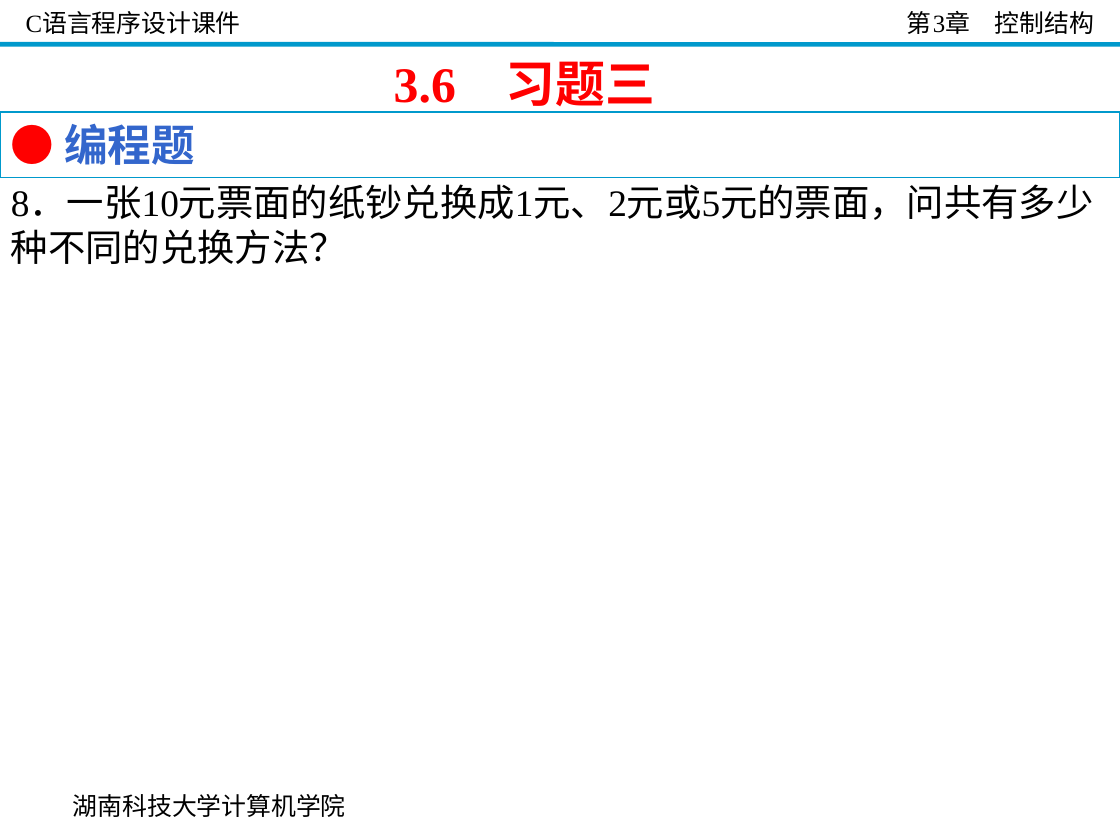
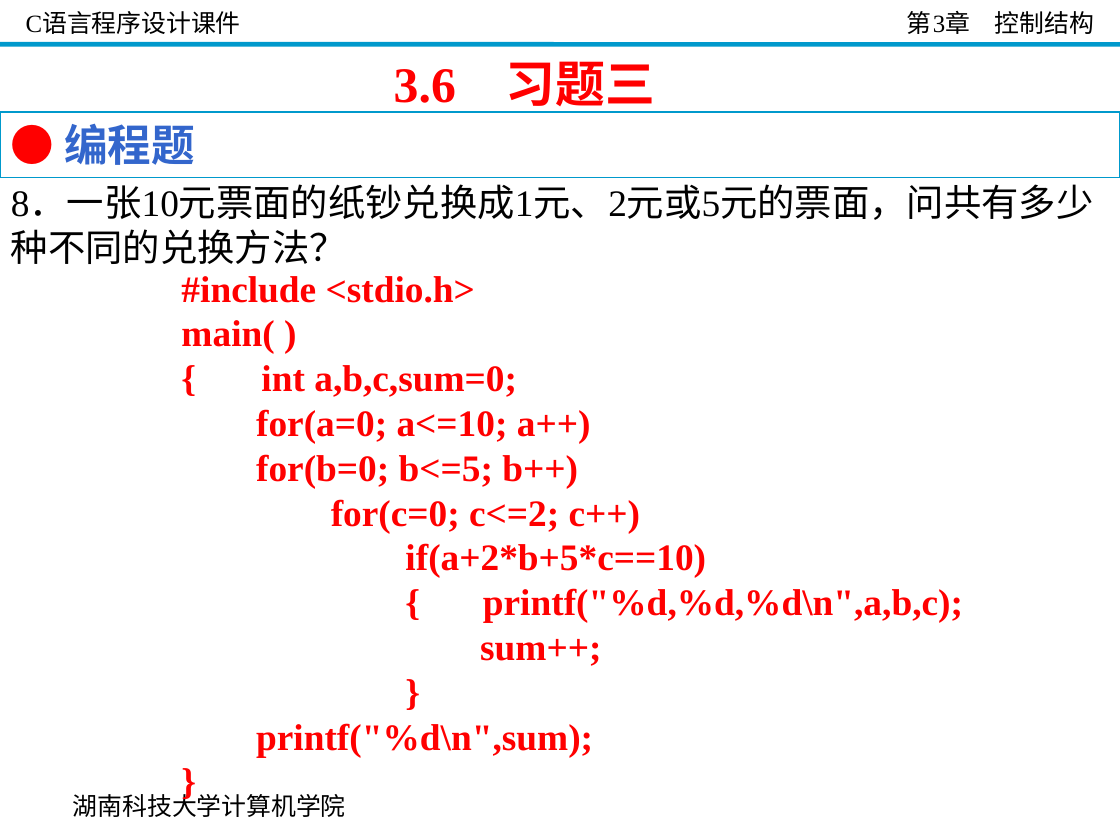
Before and after one commit to guoshengkang/guoshengkang.github.io, a slide deck: slide 86 of files/Slides_C_Programming/C语言程序设计__第3章.ppt. Drawn at 1120x840 pixels with LibreOffice and Linux fonts; fonts in the diff are those of the drawing; background and template pictures are left out. Boxes give left, top, right and bottom in pixels: in the first picture for what was removed or moved away, otherwise in the second. Text is boxed around its words. In the diff, an @@ line names an element or a change of style, - is before the commit and + after.

```diff
--- a/files/Slides_C_Programming/C语言程序设计__第3章.ppt
+++ b/files/Slides_C_Programming/C语言程序设计__第3章.ppt
@@ text added at bbox=[181, 276, 963, 757], 24 pt, text #FF0000, bold @@
+#include <stdio.h>
+main( )
+{ int a,b,c,sum=0;
+for(a=0; a<=10; a++)
+for(b=0; b<=5; b++)
+for(c=0; c<=2; c++)
+if(a+2*b+5*c==10)
+{ printf("%d,%d,%d\n",a,b,c);
+sum++;
+}
+printf("%d\n",sum);
+}
```
Also in this commit, not shown: 55 other slides changed, 8 other files.
